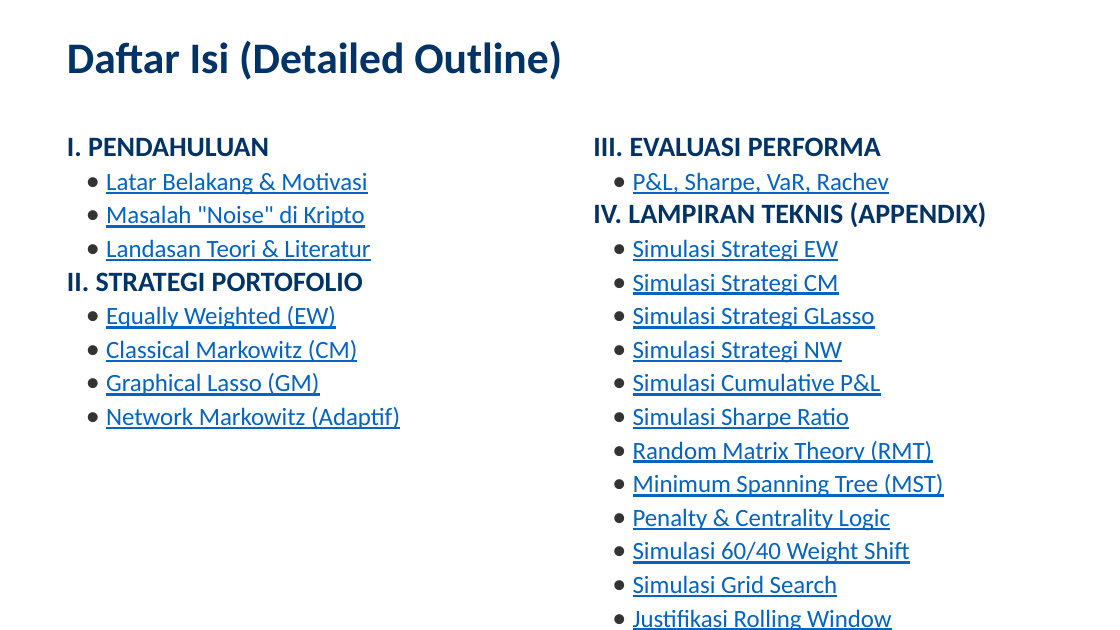
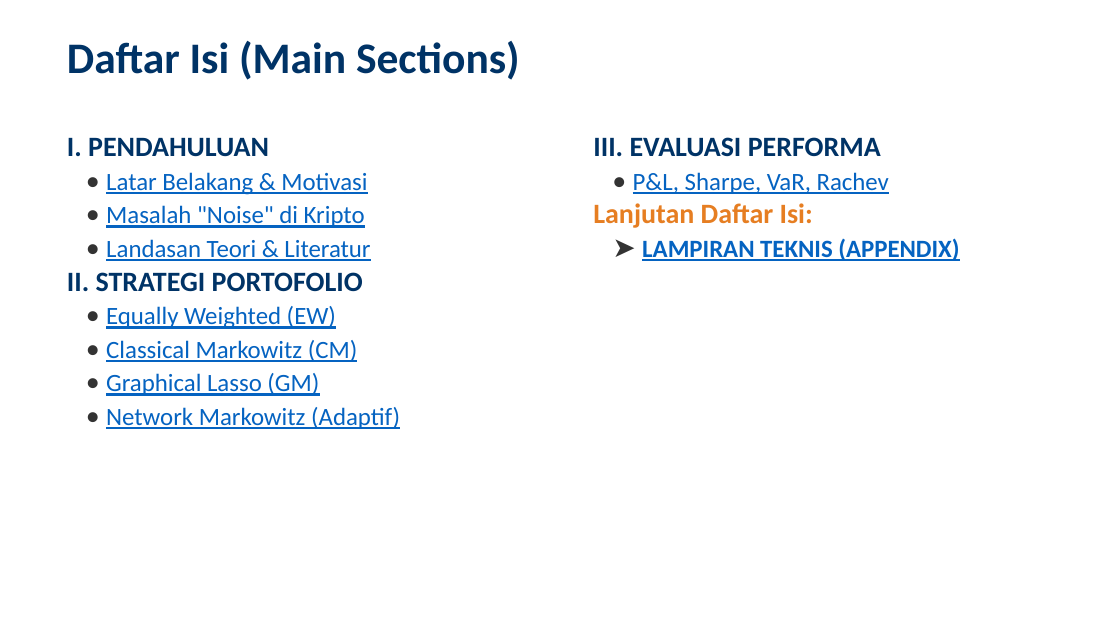
Before and after one commit to ragilrojo/RepoThesis, a slide deck: slide 2 of Presentasi_Proposal_Update.pptx. Drawn at 1120x630 pixels with LibreOffice and Linux fonts; fonts in the diff are those of the drawing. Boxes give left, top, right and bottom in pixels: in the first picture for what was removed or moved away, otherwise in the second. Text is boxed around its words. In the diff, an @@ line names an element or a change of style, - is before the commit and + after.

```diff
--- a/Presentasi_Proposal_Update.pptx
+++ b/Presentasi_Proposal_Update.pptx
@@ text at <box>67,41,520,80</box>: text changed @@
-Daftar Isi (Detailed Outline)
+Daftar Isi (Main Sections)
@@ text at <box>593,203,959,261</box>: text changed; bold on @@
-IV. LAMPIRAN TEKNIS (APPENDIX)
-• Simulasi Strategi EW
-• Simulasi Strategi CM
-• Simulasi Strategi GLasso
-• Simulasi Strategi NW
-• Simulasi Cumulative P&L
-• Simulasi Sharpe Ratio
-• Random Matrix Theory (RMT)
-• Minimum Spanning Tree (MST)
-• Penalty & Centrality Logic
-• Simulasi 60/40 Weight Shift
-• Simulasi Grid Search
-• Justifikasi Rolling Window
+Lanjutan Daftar Isi:
+➤ LAMPIRAN TEKNIS (APPENDIX)
```
Also in this commit, not shown: 1 slide added, 1 other file.
